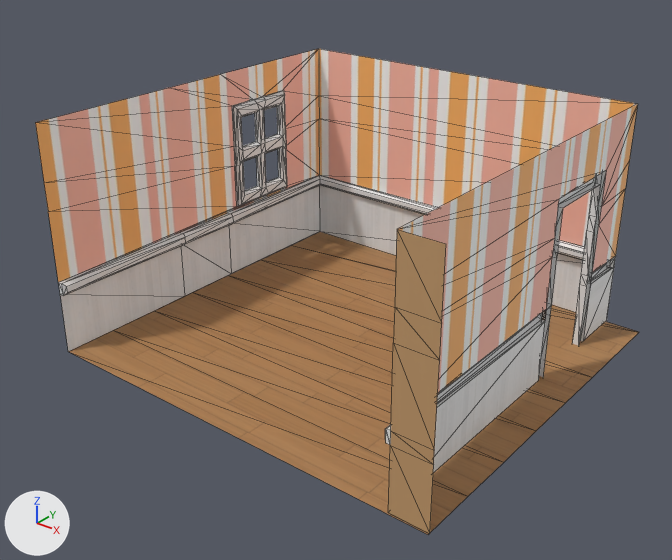
Two versions of the glTF model static/models/room1.glb, one commit apart.
One viewpoint serves both versions: a 50 mm camera at (0.561, -0.85, 0.512) aimed at (0.015, -0.167, 0.088). Every picture has the same lights, and +X, +Y and +Z are marked at lower left. Mesh edges are drawn as thin lines. Where no turn or scale is listed for an object, it has been applied to the vertices. Vertices at the same position are counted once.

Before the edit, the objects in view are built like this:
```python
me_mesh = bpy.data.meshes.new('Mesh')
me_mesh.from_pydata(...)  # 234 vertices, 401 faces; spans x -0.215..0.254, y -0.346..0.084, z -0.005..0.256
me_mesh.materials.append(mat_lambert1)  # picture img_room1_tex
ob_room1 = bpy.data.objects.new('room1', me_mesh)
ob_room1.location = (0.0, 0.0, 0.0)
```
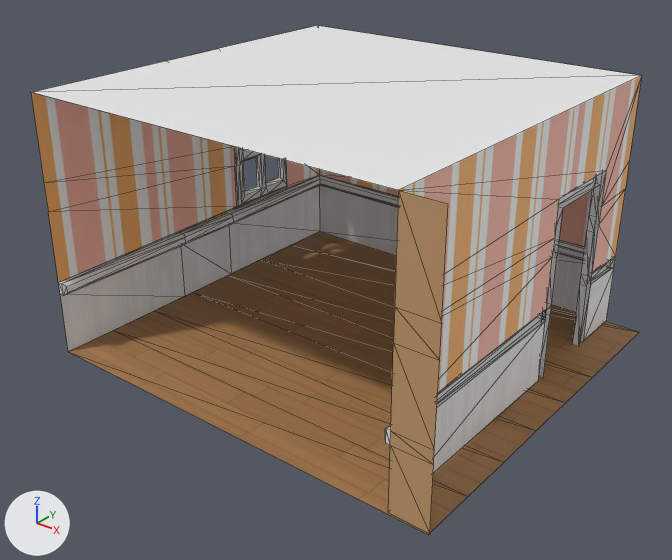
Diff of the bpy script that builds the scene:
```diff
--- a/static/models/room1.glb.py
+++ b/static/models/room1.glb.py
@@ me_mesh @@
 # used by ob_room1; location = (0.0, 0.0, 0.0)
-me_mesh.from_pydata(...)  # 234 vertices, 401 faces; spans x -0.215..0.254, y -0.346..0.084, z -0.005..0.256
+me_mesh.from_pydata(...)  # 237 vertices, 404 faces; spans x -0.216..0.254, y -0.346..0.084, z -0.005..0.285
+# me_mesh part 1
+# 2 vertices are removed from x 0.213, y -0.346..0.084, z 0.256
+# 14 faces are deleted
+# 5 vertices in x -0.215..0.254, y -0.346..0.084, z 0.256 move by (0.0, 0.0, 0.029)
+# 5 vertices are added at (0.213, 0.084, 0.285), (0.213, 0.084, 0.285), (0.213, -0.346, 0.285), (-0.216, 0.084, 0.285), (-0.216, -0.346, 0.285)
+# 17 new faces join them
 me_mesh.materials.append(mat_lambert1)
```

Where the change shows, as pixel boxes [x1, y1, x2, y2] in the pictures (672 x 560 px; the box of a moved part takes in the faces that stretch with it):
'room1', reshaped: before [35, 49, 639, 534]; after [31, 25, 642, 534]
part 1 of me_mesh, moved or reshaped: before [35, 49, 638, 323]; after [31, 25, 642, 323]
